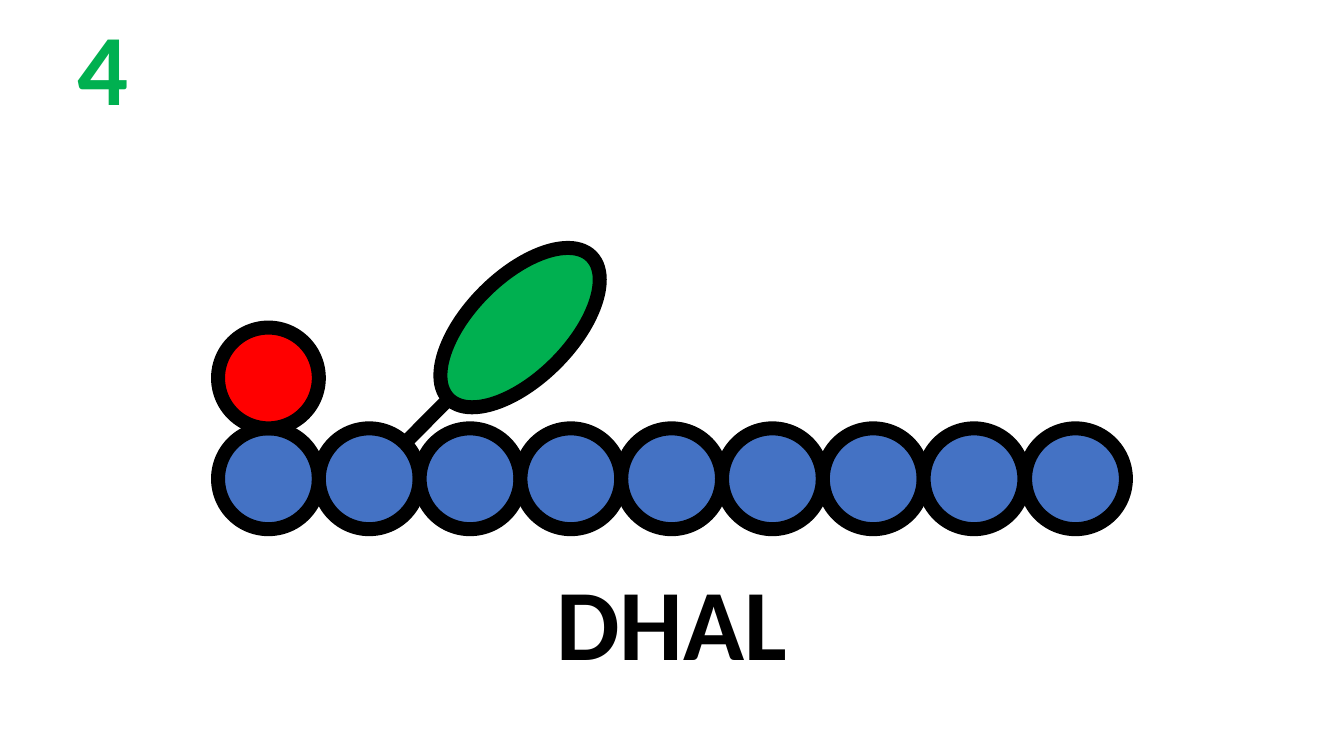
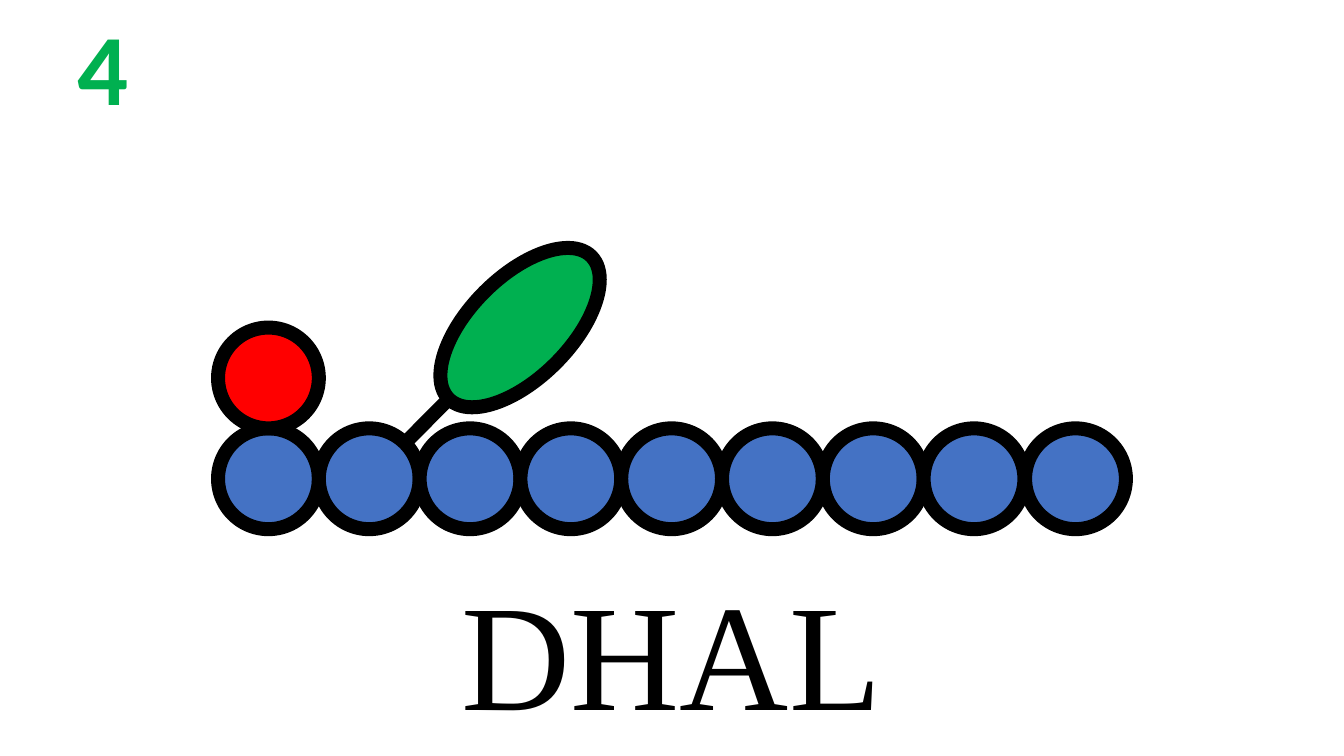
Before and after one commit to rzk1/ullmann, a slide deck: slide 6 of Labels/labels.pptx. Drawn at 1344x756 pixels with LibreOffice and Linux fonts; fonts in the diff are those of the drawing. Boxes give left, top, right and bottom in pixels: in the first picture for what was removed or moved away, otherwise in the second. Text is boxed around its words. In the diff, an @@ line names an element or a change of style, - is before the commit and + after.

Commit message:
Font

```diff
--- a/Labels/labels.pptx
+++ b/Labels/labels.pptx
@@ text "DHAL": place and size @@
-text "DHAL" at (556,594,787,660)
+text "DHAL" at (462,610,882,711)
@@ text "DHAL" at (462,610,882,711): size 72 to 108 pt, font Calibri to Times New Roman, bold off @@
```
Also in this commit, not shown: 23 other slides changed.
